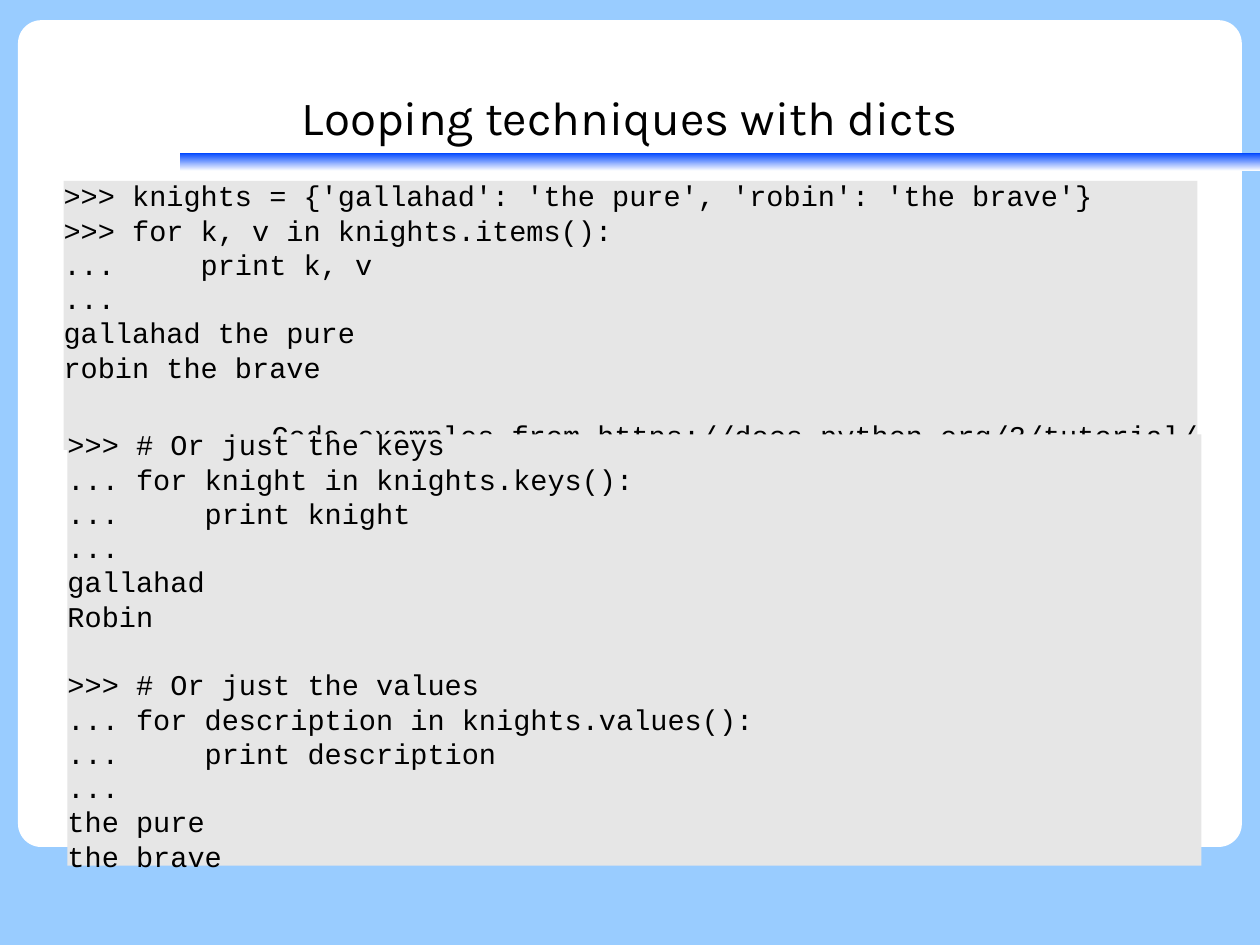
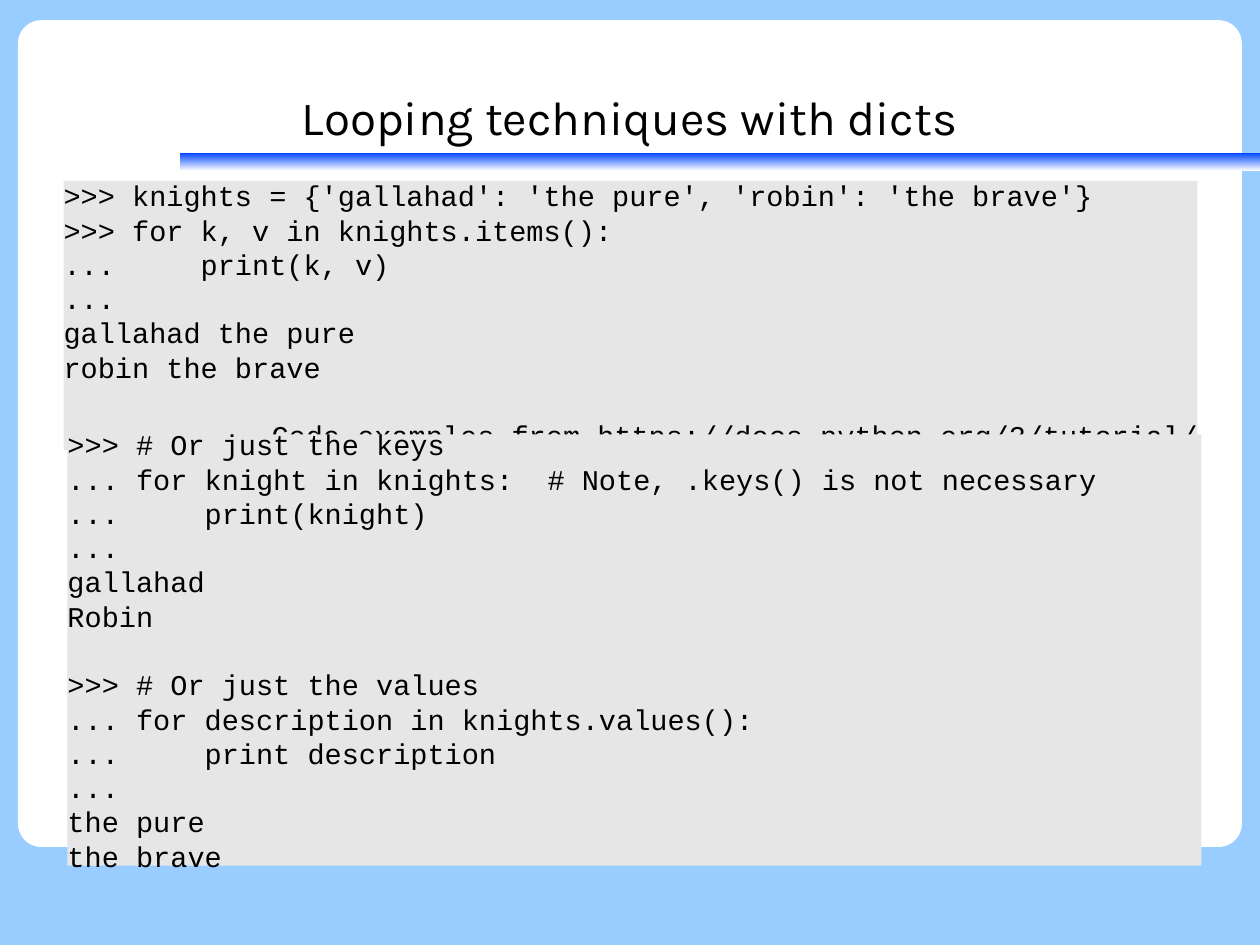
Before and after one commit to KennethNielsen/presentations, a slide deck: slide 121 of python/part1/part1_with_theme.odp (slide 132 before the commit). Drawn at 1260x945 pixels with LibreOffice and Linux fonts; fonts in the diff are those of the drawing; background and template pictures are left out. Boxes give left, top, right and bottom in pixels: in the first picture for what was removed or moved away, otherwise in the second. Text is boxed around its words. In the diff, an @@ line names an element or a change of style, - is before the commit and + after.

```diff
--- a/python/part1/part1_with_theme.odp
+++ b/python/part1/part1_with_theme.odp
@@ text in rectangle at <box>201,255,389,281</box>: text changed @@
-... print k, v
+... print(k, v)
@@ text in rectangle at <box>136,469,1096,530</box>: text changed @@
-... for knight in knights.keys():
-... print knight
+... for knight in knights: # Note, .keys() is not necessary
+... print(knight)
```
Also in this commit, not shown: 37 other slides changed, 3 slides added, 4 slides removed, 1 other file.
